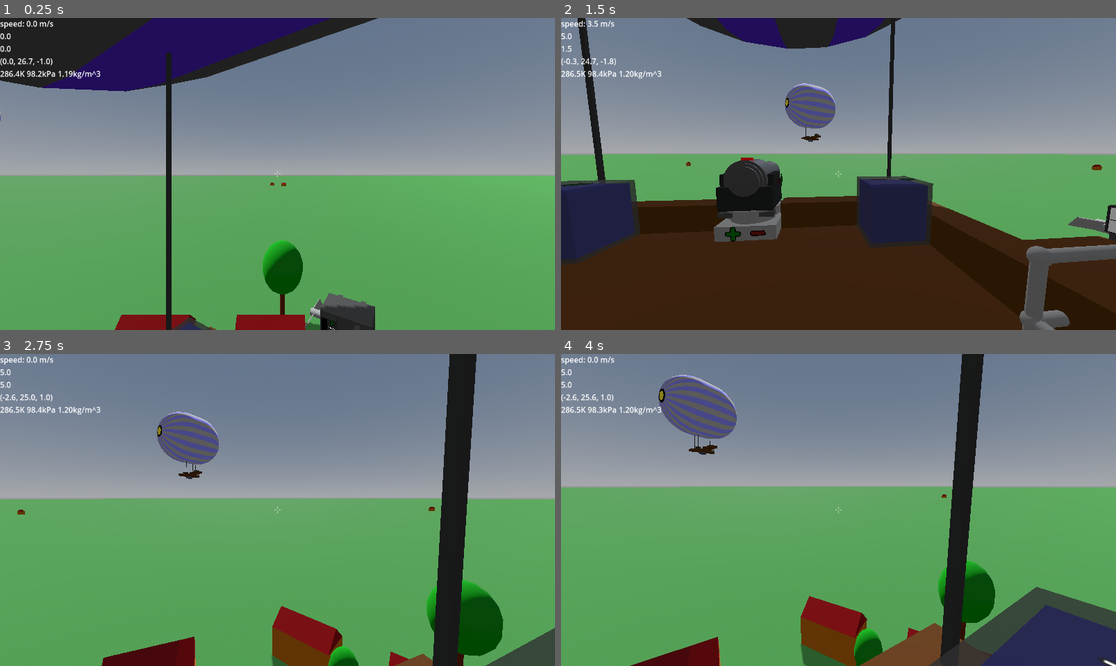
Above: before the commit, frames 1-4 (two rows, left to right).
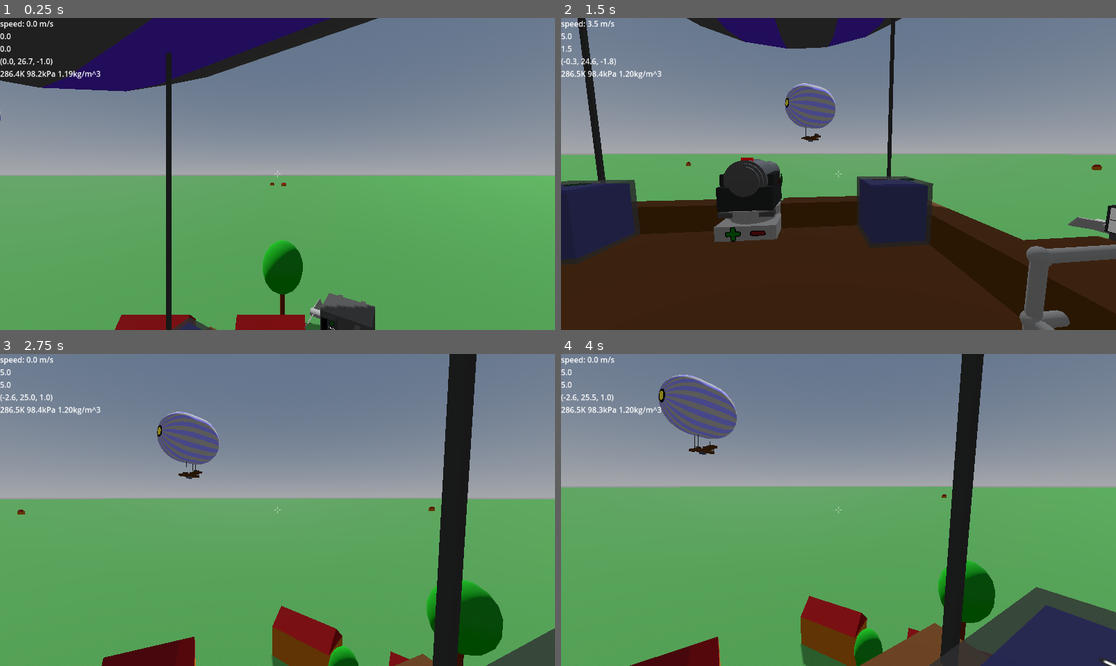
Above: after the commit, the same moments.

Repository: jmdejong/airships
Game: Godot game, scene res://scenes/world.tscn
Same seed, same stepped clock (60 frames per second), same inputs: the game is played once before the commit and once after it.
Inputs (mouse positions are in pixels of both pictures, inside the frame that each line leads up to):
- Up to frame 1 (0.25 s): no input
- Up to frame 2 (1.5 s): move the mouse to (960, 158) at 0.52 s; hold D (right) 0.53-1.28 s; click (960, 158) at 0.6 s; move the mouse to (810, 174) at 1.27 s; hold W (forwards) from 1.28 s (still down); tap Mouse wheel down (rotate_left) at 1.35 s; click (810, 174) at 1.42 s
- Up to frame 3 (2.75 s): keep holding W (forwards); move the mouse to (288, 503) at 2.02 s; tap Mouse wheel up (rotate_right) at 2.1 s; click (288, 503) at 2.17 s
- Up to frame 4 (4 s): keep holding W (forwards); move the mouse to (832, 516) at 2.77 s; tap Shift (sprint) at 2.85 s; click (832, 516) at 2.92 s; move the mouse to (877, 513) at 3.52 s; tap B (toggle_build) at 3.6 s; click (877, 513) at 3.67 s

The runs differ from the first frame. In frame 1, less than 0.1% of the frame differs, in the area x 5-67%, y 1-100%; in frame 2, 0.1%; in frame 3, less than 0.1%; in frame 4, 0.2%, in the area x 5-100%, y 0-100%.

Commit message:
signals can now use different channels

Diff:
--- a/code/components/dial.gd
+++ b/code/components/dial.gd
@@ -2,6 +2,7 @@
 
 @export var scale_degree: float = 2
 @export var step_size: float = 5
+@export var signal_channel: SignalConductor.Channel = SignalConductor.Channel.RED
 
 var value: SignalValue = SignalValue.empty():
 	set(val):
@@ -11,18 +12,19 @@
 		update()
 
 func _ready() -> void:
-	value = $SignalConnection.value
+	value = $SignalConnection.value(signal_channel)
 	update()
 
 func update() -> void:
 	if !is_inside_tree():
 		return
-	$SignalConnection.value = value
+	$SignalConnection.set_value(signal_channel, value)
 	$Screw.rotation_degrees.y = -value.value * scale_degree
 	%StatusText.text = "%3.2f %s" % [value.value, value.unit]
 
-func _on_signal_connection_changed(value: SignalValue) -> void:
-	self.value = value
+func _on_signal_connection_changed(value: SignalValue, channel: SignalConductor.Channel) -> void:
+	if channel == signal_channel:
+		self.value = value
 
 func _on_less_pressed() -> void:
 	value = value.changed_by(-step_size)
--- a/code/components/engine.gd
+++ b/code/components/engine.gd
@@ -1,5 +1,6 @@
 extends BaseComponent
 
+@export var power_channel: SignalConductor.Channel = SignalConductor.Channel.RED
 @export var power: float = 0.0:
 	set(value):
 		value = clamp(value, min_power, max_power)
@@ -22,12 +23,16 @@
 			%Rotor.rps = sign(%Rotor.rps) * 0.02
 		else:
 			%Rotor.rps = power / 1000
-		$SignalConnection.value = SignalValue.new(power / signal_scale, "kW", min_power / signal_scale, max_power / signal_scale)
+		$SignalConnection.set_value(
+			power_channel,
+			SignalValue.new(power / signal_scale, "kW", min_power / signal_scale, max_power / signal_scale)
+		)
 		changed.emit()
 
 func forces() -> Array[Force]:
 	var direction: Vector3 = ($CenterOfMass.position-%Rotor.position).normalized() * sign(power)
 	return [Force.new(%Rotor.position, direction, abs(power)).transformed(transform)]
 
-func _on_signal_connection_changed(value: SignalValue) -> void:
-	power = value.value * signal_scale
+func _on_signal_connection_changed(value: SignalValue, channel: SignalConductor.Channel) -> void:
+	if channel == power_channel:
+		power = value.value * signal_scale
--- a/code/components/signal_conductor.gd
+++ b/code/components/signal_conductor.gd
@@ -1,18 +1,20 @@
 class_name SignalConductor
 extends Area3D
 
-signal changed(value: SignalValue)
-var value: SignalValue = SignalValue.empty():
-	set(v):
-		if v.equals(value):
-			return
-		value = v
-		update()
+enum Channel {RED, GREEN, BLUE, YELLOW}
+signal changed(value: SignalValue, channel: Channel)
+var values: Dictionary[Channel, SignalValue] = {}
 
-func update() -> void:
+func set_value(channel: Channel, v: SignalValue) -> void:
+	if v.equals(value(channel)):
+		return
+	values[channel] = v
 	for c: SignalConductor in connected():
-		c.value = value
-	changed.emit(value)
+		c.set_value(channel, v)
+	changed.emit(v, channel)
+
+func value(channel: Channel) -> SignalValue:
+	return values.get(channel, SignalValue.EMPTY)
 
 func connected() -> Array[SignalConductor]:
 	var others: Dictionary[SignalConductor, bool] = {}
@@ -26,10 +28,7 @@
 	return others.keys()
 
 func _on_area_entered(area: SignalConductor) -> void:
-	if area.value == null:
-		area.value = value
-	elif value == null:
-		value = area.value
-	else:
-		value = value.combine(area.value)
-		area.value = value
+	for channel: Channel in Channel.values():
+		var v: SignalValue = value(channel).combine(area.value(channel))
+		set_value(channel, v)
+		area.set_value(channel, v)
--- a/code/components/slider.gd
+++ b/code/components/slider.gd
@@ -1,7 +1,7 @@
 extends BoxComponent
 
-@export var scale_degree: float = 2
 @export var step_size: float = 5
+@export var signal_channel: SignalConductor.Channel = SignalConductor.Channel.RED
 
 var value: SignalValue = SignalValue.empty():
 	set(val):
@@ -11,19 +11,19 @@
 		update()
 
 func _ready() -> void:
-	value = $SignalConnection.value
+	value = $SignalConnection.value(signal_channel)
 	update()
 
 func update() -> void:
 	if !is_inside_tree():
 		return
-	$SignalConnection.value = value
+	$SignalConnection.set_value(signal_channel, value)
 	%ColorRect.set_(value.value, max(value.min_allowed(), -1000), min(value.max_allowed(), 1000))
-	#$Screw.rotation_degrees.y = -value.value * scale_degree
 	%StatusText.text = "%3.2f %s" % [value.value, value.unit]
 
-func _on_signal_connection_changed(value: SignalValue) -> void:
-	self.value = value
+func _on_signal_connection_changed(value: SignalValue, channel: SignalConductor.Channel) -> void:
+	if channel == signal_channel:
+		self.value = value
 
 func _on_less_pressed() -> void:
 	value = value.changed_by(-step_size)
--- a/code/records/signal_value.gd
+++ b/code/records/signal_value.gd
@@ -13,11 +13,13 @@
 	self.min_ = min_
 	self.max_ = max_
 
-static func unlimited(value: float, unit: String):
+static func unlimited(value: float, unit: String) -> SignalValue:
 	return SignalValue.new(value, unit, float("inf"), float("-inf"))
 
-static func empty():
+static func empty() -> SignalValue:
 	return unlimited(0.0, "")
+
+static var EMPTY: SignalValue = SignalValue.empty()
 
 func with_value(val: float):
 	return SignalValue.new(val, unit, min_, max_)
--- a/scenes/ships/gunboat.tscn
+++ b/scenes/ships/gunboat.tscn
@@ -28,6 +28,7 @@
 
 [node name="EngineHor2" parent="Components/Machines" index="1" instance=ExtResource("4_qxl6t")]
 transform = Transform3D(-1, 0, -8.74228e-08, 0, 1, 0, 8.74228e-08, 0, -1, 0.5, 0.5, 5.5)
+power_channel = 1
 
 [node name="Ballast" parent="Components/Machines" index="2" instance=ExtResource("5_7pqw8")]
 transform = Transform3D(-4.37114e-08, 0, 1, 0, 1, 0, -1, 0, -4.37114e-08, -2.5, 0.5, 3)
@@ -92,71 +93,82 @@
 mass_ = 2.356194490192345
 volume = 0.01178097245096172
 
-[node name="WireStraight11" parent="Components/Wiring" index="4" instance=ExtResource("12_oisyc")]
+[node name="WireStraight13" parent="Components/Wiring" index="4" instance=ExtResource("12_oisyc")]
+transform = Transform3D(-4.37114e-08, 0, -1, 0, 1, 0, 1, 0, -4.37114e-08, 4, 0.5, -0.5)
+length = 1.0
+mass_ = 1.5707963267948968
+volume = 0.007853981633974483
+
+[node name="WireStraight11" parent="Components/Wiring" index="5" instance=ExtResource("12_oisyc")]
 transform = Transform3D(-4.37114e-08, 0, -1, 0, 1, 0, 1, 0, -4.37114e-08, 2.5, 0.5, -2.5)
 length = 1.5
 mass_ = 2.356194490192345
 volume = 0.01178097245096172
 
-[node name="WireStraight6" parent="Components/Wiring" index="5" instance=ExtResource("12_oisyc")]
+[node name="WireStraight6" parent="Components/Wiring" index="6" instance=ExtResource("12_oisyc")]
 transform = Transform3D(-1, 0, 8.742279e-08, 0, 1, 0, -8.742279e-08, 0, -1, 2, 0.5, 3)
 length = 1.5
 mass_ = 2.356194490192345
 volume = 0.01178097245096172
 
-[node name="WireStraight7" parent="Components/Wiring" index="6" instance=ExtResource("12_oisyc")]
+[node name="WireStraight7" parent="Components/Wiring" index="7" instance=ExtResource("12_oisyc")]
 transform = Transform3D(-1, 0, 8.742279e-08, 0, 1, 0, -8.742279e-08, 0, -1, 2, 0.5, -2.5)
 length = 1.5
 mass_ = 2.356194490192345
 volume = 0.01178097245096172
 
-[node name="WireStraight10" parent="Components/Wiring" index="7" instance=ExtResource("12_oisyc")]
+[node name="WireStraight10" parent="Components/Wiring" index="8" instance=ExtResource("12_oisyc")]
 transform = Transform3D(-1, 0, 8.742279e-08, 0, 1, 0, -8.742279e-08, 0, -1, 3.5, 0.5, 1)
 length = 1.0
 mass_ = 1.5707963267948968
 volume = 0.00785398163397448
 
-[node name="WireStraight12" parent="Components/Wiring" index="8" instance=ExtResource("12_oisyc")]
+[node name="WireStraight12" parent="Components/Wiring" index="9" instance=ExtResource("12_oisyc")]
 transform = Transform3D(-1, 0, 8.742279e-08, 0, 1, 0, -8.742279e-08, 0, -1, 3.5, 0.5, -0.5)
 length = 1.0
 mass_ = 1.5707963267948968
 volume = 0.00785398163397448
 
-[node name="Dial" parent="Components/Wiring" index="9" instance=ExtResource("11_qjphb")]
+[node name="Dial" parent="Components/Wiring" index="10" instance=ExtResource("11_qjphb")]
 transform = Transform3D(-4.371139e-08, -1, -4.37114e-08, 0, -4.37114e-08, 1, -1, 4.371139e-08, 1.9106859e-15, 4, 1, 1)
-
-[node name="Dial2" parent="Components/Wiring" index="10" instance=ExtResource("11_qjphb")]
+signal_channel = 1
+
+[node name="Dial2" parent="Components/Wiring" index="11" instance=ExtResource("11_qjphb")]
 transform = Transform3D(-4.371139e-08, -1, -4.37114e-08, 0, -4.37114e-08, 1, -1, 4.371139e-08, 1.9106859e-15, 4, 1, -0.5)
 
-[node name="WireConnect" parent="Components/Wiring" index="11" instance=ExtResource("12_sq6km")]
+[node name="WireConnect" parent="Components/Wiring" index="12" instance=ExtResource("12_sq6km")]
 transform = Transform3D(1, 0, 0, 0, 1, 0, 0, 0, 1, 0, 1, 2.5)
 
-[node name="WireConnect10" parent="Components/Wiring" index="12" instance=ExtResource("12_sq6km")]
+[node name="WireConnect10" parent="Components/Wiring" index="13" instance=ExtResource("12_sq6km")]
 transform = Transform3D(1, 0, 0, 0, 1, 0, 0, 0, 1, 0, 1, -3)
 
-[node name="WireConnect2" parent="Components/Wiring" index="13" instance=ExtResource("12_sq6km")]
+[node name="WireConnect2" parent="Components/Wiring" index="14" instance=ExtResource("12_sq6km")]
 transform = Transform3D(1, 0, 0, 0, 1, 0, 0, 0, 1, 0, 0.5, 2.5)
 
-[node name="WireConnect9" parent="Components/Wiring" index="14" instance=ExtResource("12_sq6km")]
+[node name="WireConnect9" parent="Components/Wiring" index="15" instance=ExtResource("12_sq6km")]
 transform = Transform3D(1, 0, 0, 0, 1, 0, 0, 0, 1, 0, 0.5, -3)
 
-[node name="WireConnect3" parent="Components/Wiring" index="15" instance=ExtResource("12_sq6km")]
+[node name="WireConnect3" parent="Components/Wiring" index="16" instance=ExtResource("12_sq6km")]
 transform = Transform3D(1, 0, 0, 0, 1, 0, 0, 0, 1, 2, 0.5, 2.5)
 
-[node name="WireConnect8" parent="Components/Wiring" index="16" instance=ExtResource("12_sq6km")]
+[node name="WireConnect8" parent="Components/Wiring" index="17" instance=ExtResource("12_sq6km")]
 transform = Transform3D(1, 0, 0, 0, 1, 0, 0, 0, 1, 2, 0.5, -3)
 
-[node name="WireConnect4" parent="Components/Wiring" index="17" instance=ExtResource("12_sq6km")]
+[node name="WireConnect4" parent="Components/Wiring" index="18" instance=ExtResource("12_sq6km")]
 transform = Transform3D(1, 0, 0, 0, 1, 0, 0, 0, 1, 2, 0.5, 0.5)
 
-[node name="WireConnect7" parent="Components/Wiring" index="18" instance=ExtResource("12_sq6km")]
+[node name="WireConnect7" parent="Components/Wiring" index="19" instance=ExtResource("12_sq6km")]
 transform = Transform3D(1, 0, 0, 0, 1, 0, 0, 0, 1, 2, 0.5, -1)
 
-[node name="WireConnect5" parent="Components/Wiring" index="19" instance=ExtResource("12_sq6km")]
+[node name="WireConnect5" parent="Components/Wiring" index="20" instance=ExtResource("12_sq6km")]
 transform = Transform3D(1, 0, 0, 0, 1, 0, 0, 0, 1, 3.5, 0.5, 0.5)
 
-[node name="WireConnect6" parent="Components/Wiring" index="20" instance=ExtResource("12_sq6km")]
+[node name="WireConnect6" parent="Components/Wiring" index="21" instance=ExtResource("12_sq6km")]
 transform = Transform3D(1, 0, 0, 0, 1, 0, 0, 0, 1, 3.5, 0.5, -1)
+
+[node name="Slider" parent="Components/Wiring" index="22" instance=ExtResource("10_s4x7a")]
+transform = Transform3D(1, 0, 0, 0, -4.371139e-08, 1, 0, -1, -4.371139e-08, -0.5, 1, 4.5)
+signal_channel = 1
 
 [node name="Basket" parent="Components" index="3" instance=ExtResource("3_3nb3f")]
 
